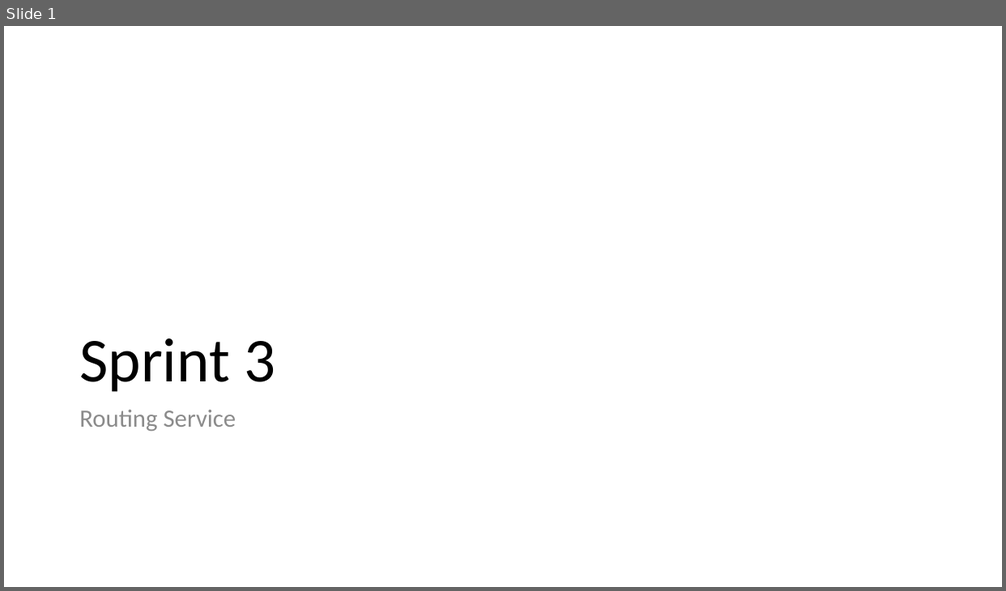
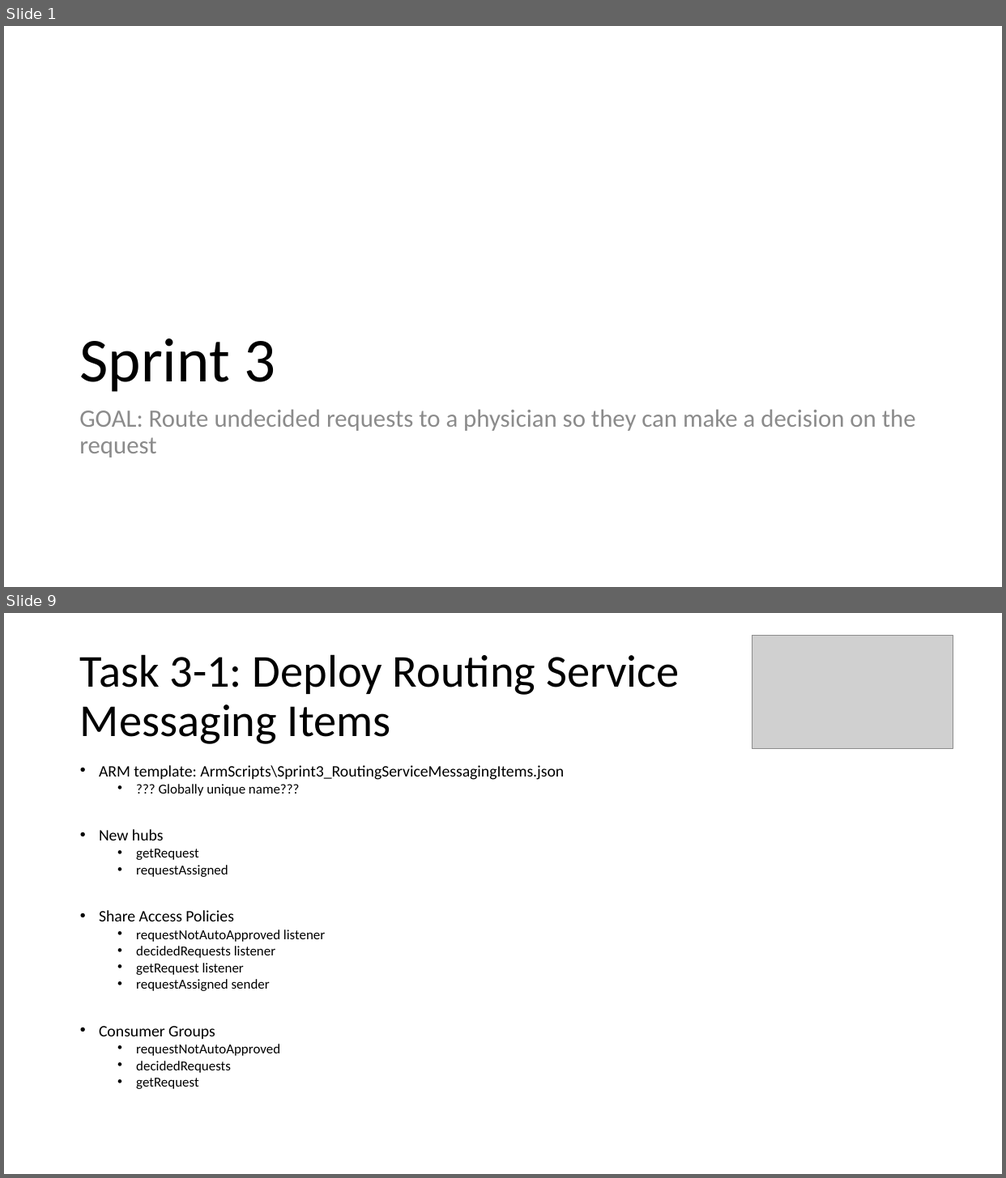
Before and after one commit to scottctr/EdaWorkshop, a slide deck: Sprint3/EdaWorkshop_Sprint3.pptx. Shown one above the other, each under a label of ours: slide 1 before the commit, slides 1 and 9 after it; the slides between them are not shown. The pictures are 1006x591 and 1006x1178 pixels, drawn with LibreOffice and Linux fonts; fonts in the diff are those of the drawing; grey boxes stand for pictures. Boxes give left, top, right and bottom in pixels: in the first picture for what was removed or moved away, otherwise in the second. Text is boxed around its words. In the diff, an @@ line names an element or a change of style, - is before the commit and + after.

Commit message:
Combining RoutingService and UI in sprint 3.

```diff
--- a/Sprint3/EdaWorkshop_Sprint3.pptx
+++ b/Sprint3/EdaWorkshop_Sprint3.pptx
@@ slide 9 added at [4, 613, 1002, 1174], background #FFFFFF @@
@@ picture added at [752, 636, 953, 748] @@
@@ title added at [80, 654, 679, 744], 44 pt, text #000000 @@
+Task 3-1: Deploy Routing Service
+Messaging Items
@@ text added at [99, 765, 564, 1089], 13.2 pt, text #000000 @@
+• ARM template: ArmScripts\Sprint3_RoutingServiceMessagingItems.json
+  • ??? Globally unique name???
+• New hubs
+  • getRequest
+  • requestAssigned
+• Share Access Policies
+  • requestNotAutoApproved listener
+  • decidedRequests listener
+  • getRequest listener
+  • requestAssigned sender
+• Consumer Groups
+  • requestNotAutoApproved
+  • decidedRequests
+  • getRequest
@@ slide 1 changed as well @@
@@ text at [79, 409, 916, 458]: text changed @@
-Routing Service
+GOAL: Route undecided requests to a physician so they can make a decision on the request
```
Also in this commit, not shown: 6 other slides changed, 6 other slides added, 21 other files.
